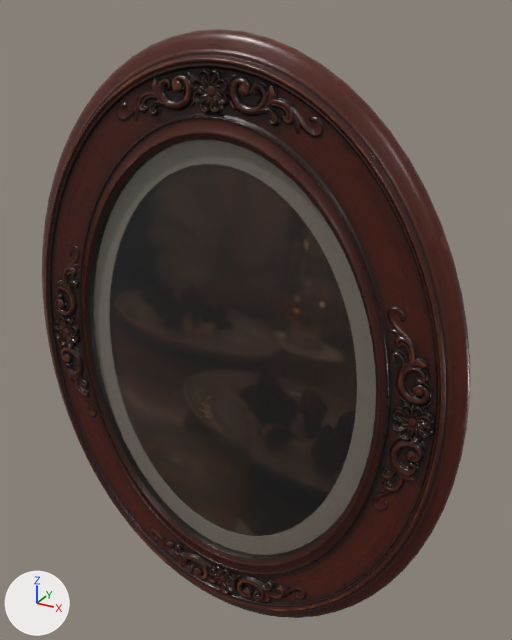
One commit to the glTF model public/models/frame_side2.glb: the scene before it, then after it.
One viewpoint serves both versions: a 50 mm lens placed at (0.267, -0.441, 0.26), pointed at (0.018, 0.012, 0.034). The lights are fixed; the arrows at lower left show +X, +Y and +Z. Where no turn or scale is listed for an object, it has been applied to the vertices.

Names of what the first picture shows: 'hanging_picture_frame_03', 'hanging_picture_frame_03_glass'.
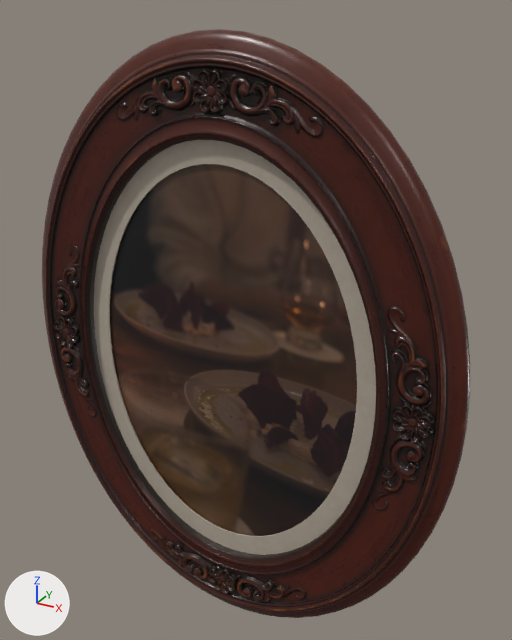
Pixel boxes [x1, y1, x2, y2] of what changed, in the pictures (512 x 640 px):
```json
{"object": "hanging_picture_frame_03_glass", "change": "deleted", "before": [91, 140, 376, 557]}
```

The change, as JSON lines over the scene's bpy script:
```json
{"op": "remove", "block": "ob_hanging_picture_frame_03_glass", "code": ["ob_hanging_picture_frame_03_glass = bpy.data.objects.new('hanging_picture_frame_03_glass', me_plane_001)", "ob_hanging_picture_frame_03_glass.location = (0.0, 0.0, 0.0)"]}
```
